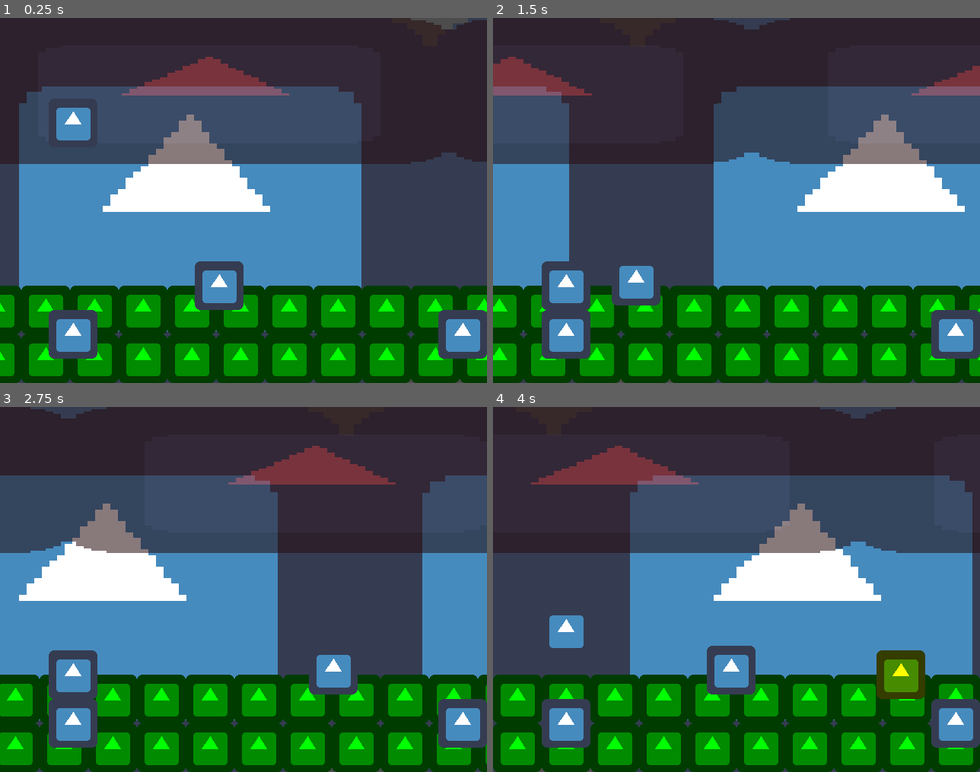
Above: before the commit, frames 1-4 (two rows, left to right).
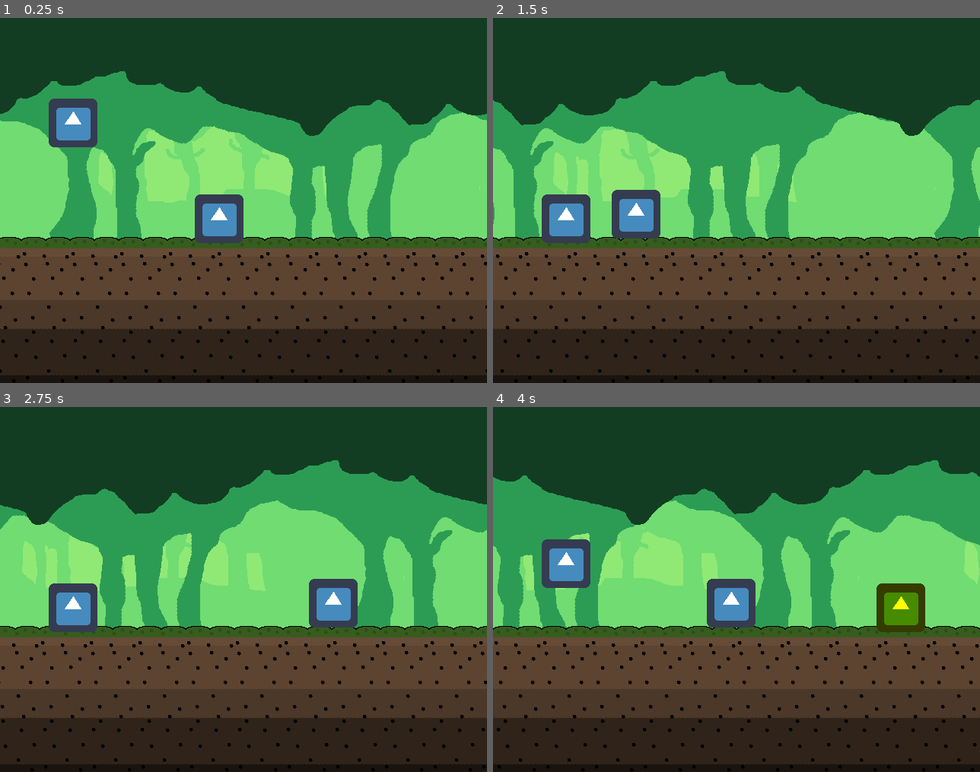
Above: after the commit, the same moments.

Repository: Gravedigger7789/spider-scramble
Game: Godot game, scene res://src/Level/Sandbox1.tscn
Same seed, same stepped clock (60 frames per second), same inputs: the game is played once before the commit and once after it. This scene is started directly instead of the project's main scene. The engine's default icon, where the game draws it, is replaced by a stand-in: a white triangle on a blue panel in a dark square.
Inputs:
- Up to frame 1 (0.25 s): no input
- Up to frame 2 (1.5 s): tap Z (attack) at 0.6, 1.35 s; tap Up (jump) at 0.77 s
- Up to frame 3 (2.75 s): tap Up (jump) at 1.52 s; tap Z (attack) at 2.1 s
- Up to frame 4 (4 s): tap Z (attack) at 2.85, 3.6 s; tap Up (jump) at 3.02, 3.77 s

The runs differ from the first frame. In frame 1, 98% of the frame differs, in the area x 0-100%, y 0-100%; in frame 2, 99%; in frame 3, 99%; in frame 4, 99%.

Commit message:
Added sprites to tree background

Diff:
--- a/src/Level/Sandbox1.tscn
+++ b/src/Level/Sandbox1.tscn
@@ -3,9 +3,9 @@
 [ext_resource path="res://icon.png" type="Texture" id=1]
 [ext_resource path="res://src/Actors/Player.tscn" type="PackedScene" id=2]
 [ext_resource path="res://src/Objects/ObstacleSpawner.tscn" type="PackedScene" id=3]
-[ext_resource path="res://src/Level/ScrollingParallaxBackground.tscn" type="PackedScene" id=4]
+[ext_resource path="res://src/Level/TreeBackground.tscn" type="PackedScene" id=4]
 
-[sub_resource type="RectangleShape2D" id=1]
+[sub_resource type="RectangleShape2D" id=2]
 extents = Vector2( 32, 32 )
 
 [node name="Sandbox1" type="Node2D"]
@@ -15,40 +15,8 @@
 [node name="KinematicBody2D" parent="." instance=ExtResource( 2 )]
 position = Vector2( 96, 96 )
 
-[node name="Floor" type="StaticBody2D" parent="."]
-position = Vector2( 96, 416 )
-collision_layer = 4
-
-[node name="icon" type="Sprite" parent="Floor"]
-texture = ExtResource( 1 )
-__meta__ = {
-"_edit_lock_": true
-}
-
-[node name="CollisionShape2D" type="CollisionShape2D" parent="Floor"]
-shape = SubResource( 1 )
-__meta__ = {
-"_edit_lock_": true
-}
-
-[node name="Floor2" type="StaticBody2D" parent="."]
-position = Vector2( 608, 416 )
-collision_layer = 4
-
-[node name="icon" type="Sprite" parent="Floor2"]
-texture = ExtResource( 1 )
-__meta__ = {
-"_edit_lock_": true
-}
-
-[node name="CollisionShape2D" type="CollisionShape2D" parent="Floor2"]
-shape = SubResource( 1 )
-__meta__ = {
-"_edit_lock_": true
-}
-
 [node name="Enemy" type="StaticBody2D" parent="."]
-position = Vector2( 288, 352 )
+position = Vector2( 288, 264 )
 collision_layer = 2
 
 [node name="icon" type="Sprite" parent="Enemy"]
@@ -58,10 +26,10 @@
 }
 
 [node name="CollisionShape2D" type="CollisionShape2D" parent="Enemy"]
-shape = SubResource( 1 )
+shape = SubResource( 2 )
 __meta__ = {
 "_edit_lock_": true
 }
 
 [node name="ObstacleSpawner" parent="." instance=ExtResource( 3 )]
-position = Vector2( 608, 352 )
+position = Vector2( 608, 256 )
--- a/src/Level/ScrollingParallaxBackground.tscn
+++ /dev/null
@@ -1,49 +0,0 @@
-[gd_scene load_steps=3 format=2]
-
-[ext_resource path="res://icon.png" type="Texture" id=1]
-[ext_resource path="res://src/Level/ScrollingParallaxBackground.gd" type="Script" id=2]
-
-[node name="ScrollingParallaxBackground" type="ParallaxBackground"]
-scroll_limit_end = Vector2( 0, 480 )
-script = ExtResource( 2 )
-
-[node name="ParallaxLayer" type="ParallaxLayer" parent="."]
-motion_scale = Vector2( 0.75, 0.75 )
-motion_mirroring = Vector2( 640, 0 )
-
-[node name="Sprite" type="Sprite" parent="ParallaxLayer"]
-scale = Vector2( 10, 7.5 )
-texture = ExtResource( 1 )
-centered = false
-
-[node name="ParallaxLayer3" type="ParallaxLayer" parent="."]
-motion_scale = Vector2( 0.5, 0.5 )
-motion_mirroring = Vector2( 640, 0 )
-
-[node name="Sprite" type="Sprite" parent="ParallaxLayer3"]
-modulate = Color( 0.694118, 0.172549, 0.172549, 0.545098 )
-scale = Vector2( 10, 3 )
-texture = ExtResource( 1 )
-centered = false
-
-[node name="Ground" type="ParallaxLayer" parent="."]
-motion_mirroring = Vector2( 640, 0 )
-
-[node name="Sprite" type="Sprite" parent="Ground"]
-visible = false
-modulate = Color( 0.266667, 1, 0, 1 )
-position = Vector2( 0, 383 )
-scale = Vector2( 10, 2 )
-texture = ExtResource( 1 )
-centered = false
-
-[node name="TextureRect" type="TextureRect" parent="Ground"]
-modulate = Color( 0, 1, 0, 1 )
-margin_top = 352.0
-margin_right = 1920.0
-margin_bottom = 480.0
-texture = ExtResource( 1 )
-stretch_mode = 2
-__meta__ = {
-"_edit_use_anchors_": false
-}
--- /dev/null
+++ b/src/Level/TreeBackground.tscn
@@ -0,0 +1,87 @@
+[gd_scene load_steps=10 format=2]
+
+[ext_resource path="res://src/Level/TreeBackground.gd" type="Script" id=1]
+[ext_resource path="res://assets/forest/treetop.png" type="Texture" id=2]
+[ext_resource path="res://assets/forest/floor-3.png" type="Texture" id=3]
+[ext_resource path="res://assets/forest/floor-2.png" type="Texture" id=4]
+[ext_resource path="res://assets/forest/forestback-2.png" type="Texture" id=5]
+[ext_resource path="res://assets/forest/forestback-3.png" type="Texture" id=6]
+[ext_resource path="res://assets/forest/floor-1.png" type="Texture" id=7]
+[ext_resource path="res://assets/forest/forestback-1.png" type="Texture" id=8]
+
+[sub_resource type="RectangleShape2D" id=1]
+extents = Vector2( 320, 92 )
+
+[node name="Node" type="Node"]
+
+[node name="TreeBackground" type="ParallaxBackground" parent="."]
+scroll_limit_end = Vector2( 0, 480 )
+script = ExtResource( 1 )
+
+[node name="Background" type="Sprite" parent="TreeBackground"]
+texture = ExtResource( 8 )
+centered = false
+
+[node name="FarTrees" type="ParallaxLayer" parent="TreeBackground"]
+motion_scale = Vector2( 0.1, 0.1 )
+motion_mirroring = Vector2( 640, 0 )
+
+[node name="Sprite" type="Sprite" parent="TreeBackground/FarTrees"]
+texture = ExtResource( 5 )
+centered = false
+
+[node name="MidTrees" type="ParallaxLayer" parent="TreeBackground"]
+motion_scale = Vector2( 0.25, 0.25 )
+motion_mirroring = Vector2( 640, 0 )
+
+[node name="Sprite" type="Sprite" parent="TreeBackground/MidTrees"]
+texture = ExtResource( 6 )
+centered = false
+
+[node name="TreeTops" type="ParallaxLayer" parent="TreeBackground"]
+motion_mirroring = Vector2( 640, 0 )
+
+[node name="Sprite" type="Sprite" parent="TreeBackground/TreeTops"]
+texture = ExtResource( 2 )
+centered = false
+
+[node name="Ground" type="ParallaxLayer" parent="TreeBackground"]
+motion_mirroring = Vector2( 640, 0 )
+
+[node name="TextureRect" type="TextureRect" parent="TreeBackground/Ground"]
+margin_top = 288.0
+margin_right = 640.0
+margin_bottom = 352.0
+texture = ExtResource( 7 )
+stretch_mode = 2
+__meta__ = {
+"_edit_use_anchors_": false
+}
+
+[node name="TextureRect2" type="TextureRect" parent="TreeBackground/Ground"]
+margin_top = 352.0
+margin_right = 640.0
+margin_bottom = 416.0
+texture = ExtResource( 4 )
+stretch_mode = 2
+__meta__ = {
+"_edit_use_anchors_": false
+}
+
+[node name="TextureRect3" type="TextureRect" parent="TreeBackground/Ground"]
+margin_top = 416.0
+margin_right = 640.0
+margin_bottom = 480.0
+texture = ExtResource( 3 )
+stretch_mode = 2
+__meta__ = {
+"_edit_use_anchors_": false
+}
+
+[node name="StaticBody2D" type="StaticBody2D" parent="."]
+collision_layer = 4
+collision_mask = 7
+
+[node name="CollisionShape2D" type="CollisionShape2D" parent="StaticBody2D"]
+position = Vector2( 320, 388 )
+shape = SubResource( 1 )
Renamed: src/Level/ScrollingParallaxBackground.gd -> src/Level/TreeBackground.gd
